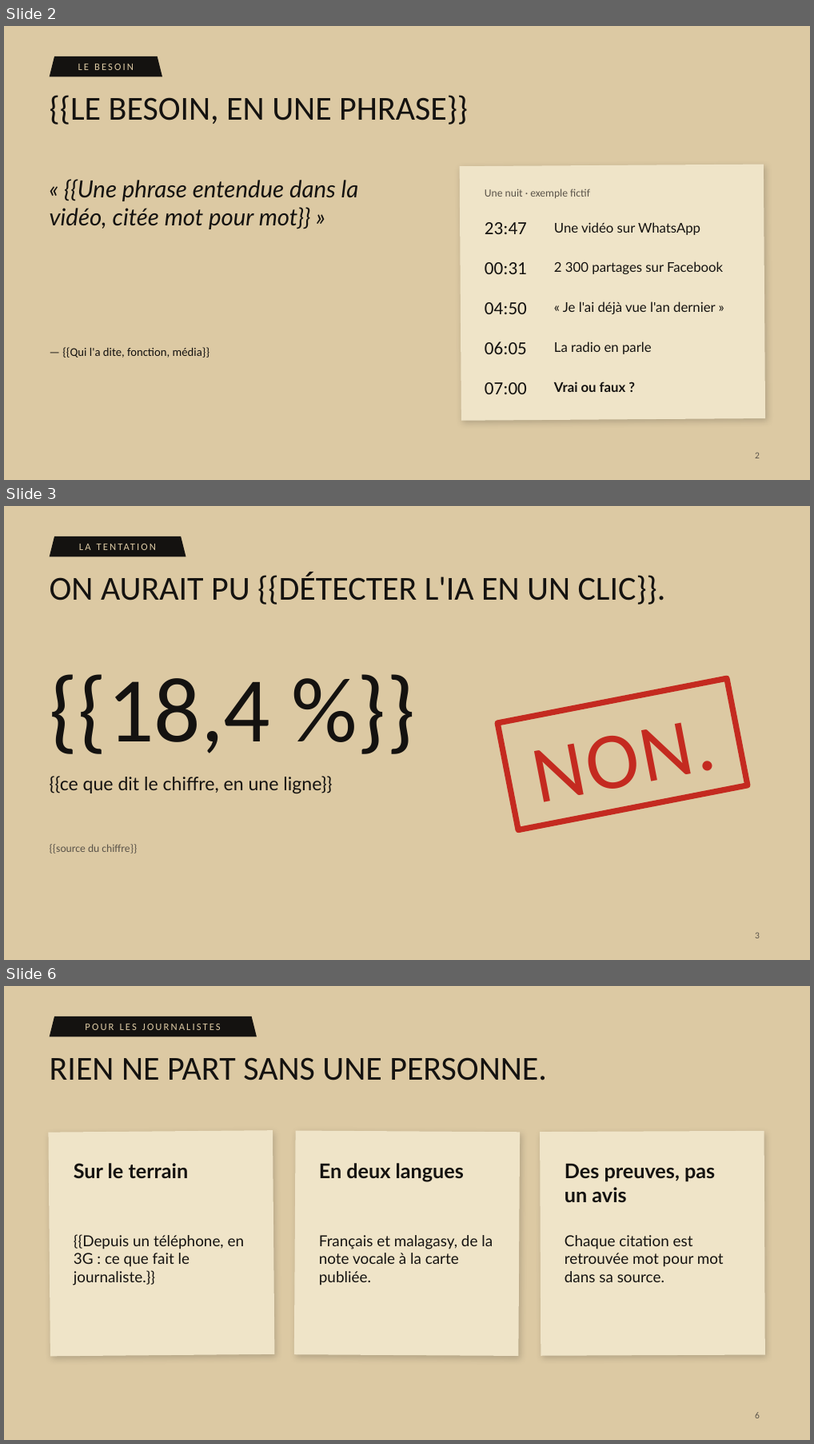
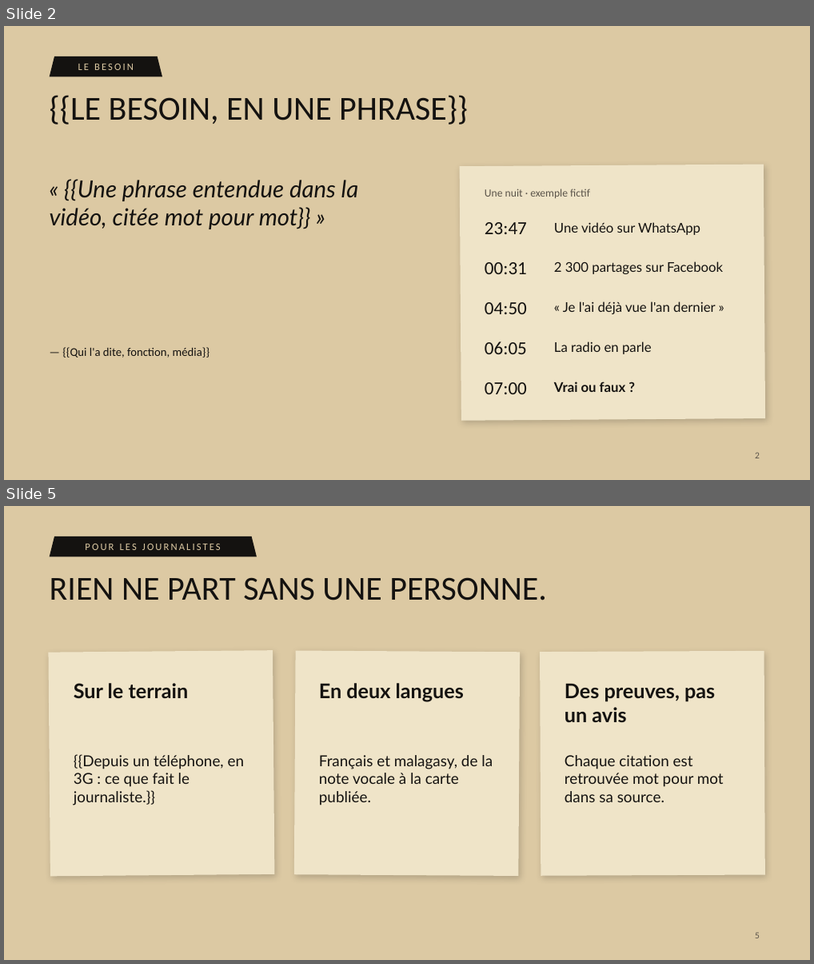
Before and after one commit to 0nlyDevs/checky-platform, a slide deck: docs/pitch/deck/fanilo-pitch.pptx. Shown one above the other, each under a label of ours: slides 2, 3 and 6 before the commit, slides 2 and 5 after it; the slides between them are not shown. The pictures are 814x1444 and 814x964 pixels, drawn with LibreOffice and Linux fonts; fonts in the diff are those of the drawing. Boxes give left, top, right and bottom in pixels: in the first picture for what was removed or moved away, otherwise in the second. Text is boxed around its words. In the diff, an @@ line names an element or a change of style, - is before the commit and + after.

```diff
--- a/docs/pitch/deck/fanilo-pitch.pptx
+++ b/docs/pitch/deck/fanilo-pitch.pptx
@@ slide 3 removed at <box>4,506,810,960</box>, background #DCC9A3 @@
@@ trapezoid removed at <box>50,536,186,557</box> @@
@@ text removed at <box>50,536,186,557</box> @@
-LA TENTATION
@@ title removed at <box>50,572,666,604</box> @@
-ON AURAIT PU {{DÉTECTER L'IA EN UN CLIC}}.
@@ text removed at <box>50,674,271,754</box> @@
-{{18,4 %}}
@@ rectangle removed at <box>498,678,748,830</box> @@
-NON.
@@ text removed at <box>50,776,332,793</box> @@
-{{ce que dit le chiffre, en une ligne}}
@@ text removed at <box>50,844,137,853</box> @@
-{{source du chiffre}}
@@ page number removed at <box>755,932,760,938</box> @@
-3
@@ what was slide 6 is now slide 5 @@
@@ page number at <box>755,932,760,938</box>: text changed @@
-6
+5
```
Also in this commit, not shown: 1 slide changed, 1 slide added, 1 other slide removed, 37 other files.
